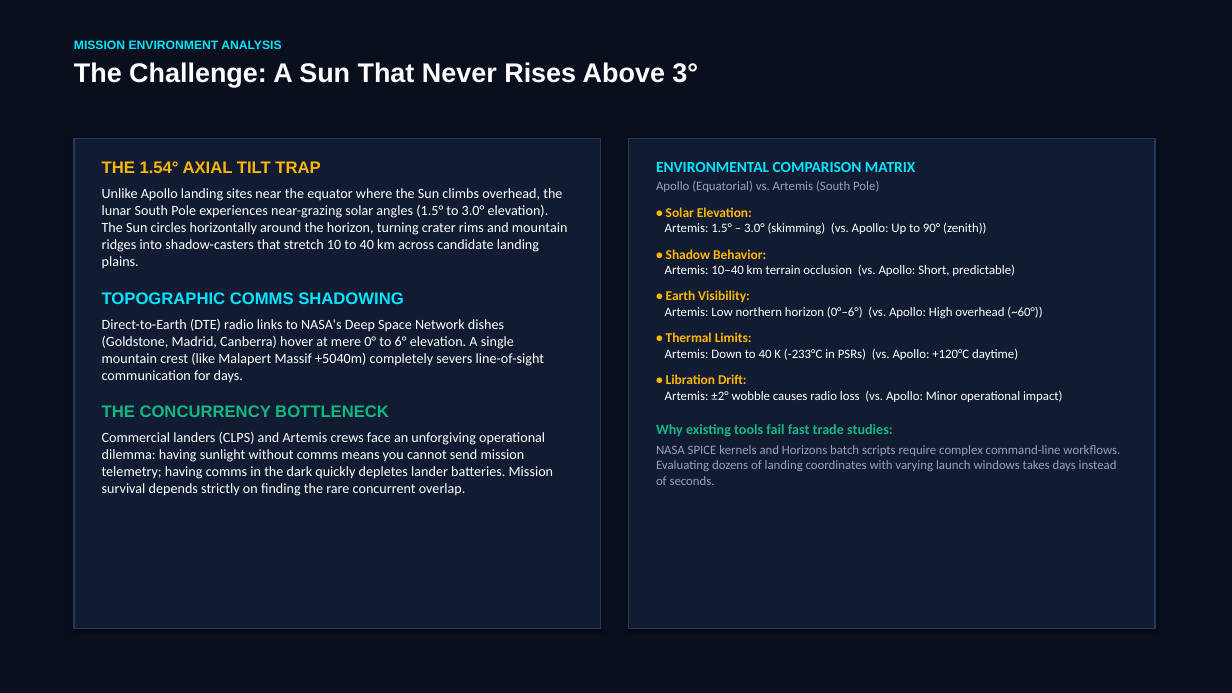
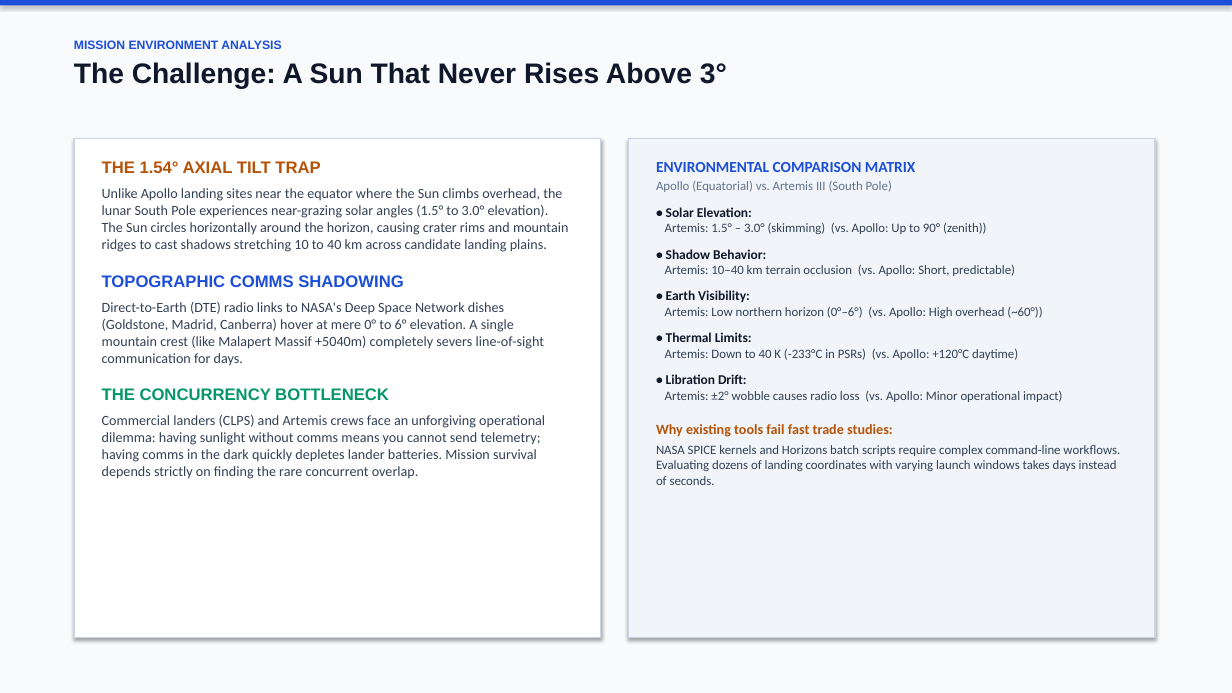
Before and after one commit to Jeffreyryan2005/SeleneSight, a slide deck: slide 2 of SeleneSight_NASA_Space_Apps_Submission.pptx. Drawn at 1232x693 pixels with LibreOffice and Linux fonts; fonts in the diff are those of the drawing. Boxes give left, top, right and bottom in pixels: in the first picture for what was removed or moved away, otherwise in the second. Text is boxed around its words. In the diff, an @@ line names an element or a change of style, - is before the commit and + after.

```diff
--- a/SeleneSight_NASA_Space_Apps_Submission.pptx
+++ b/SeleneSight_NASA_Space_Apps_Submission.pptx
@@ rectangle at [0,0,1232,693]: fill #0A0F1E to #F8FAFC @@
@@ rectangle added at [0,0,1232,6], fill #1D4ED8 @@
@@ text "MISSION ENVIRONMENT ANALYSIS" at [74,40,727,89]: text colour #00E5FF to #1D4ED8 in "MISSION ENVIRONMENT ANALYSIS"; size 21 to 22 pt, text colour #FFFFFF to #0F172A in "The Challenge: A Sun That Never Rises ..." @@
@@ rectangle: place and size @@
-rectangle at [74,139,601,628]
+rectangle at [74,139,601,638]
@@ rectangle at [74,139,601,638]: fill #111B31 to #FFFFFF; outline #23375F 1 pt to #CBD5E1 1.2 pt @@
@@ rectangle: place and size @@
-rectangle at [628,139,1155,628]
+rectangle at [628,139,1155,638]
@@ rectangle at [628,139,1155,638]: fill #111B31 to #F1F5F9; outline #23375F 1 pt to #CBD5E1 1.2 pt @@
@@ text at [102,161,544,400]: text colour #FFB703 to #B45309 in "THE 1.54° AXIAL TILT TRAP"; text colour #00E5FF to #1D4ED8 in "TOPOGRAPHIC COMMS SHADOWING"; text colour #FFFFFF to #334155 in "Direct-to-Earth (DTE) radio links to NASA's Deep ..."; text colour #10B981 to #059669 in "THE CONCURRENCY BOTTLENECK" @@
@@ text at [656,162,1120,485]: text colour #00E5FF to #1D4ED8 in "ENVIRONMENTAL COMPARISON MATRIX"; text colour #FFB703 to #0F172A in "• Solar Elevation:", "• Shadow Behavior:", "• Earth Visibility:", "• Thermal Limits:" and 1 more places; text colour #FFFFFF to #334155 in "Artemis: 1.5° – 3.0° (skimming) (vs. Apollo: ...", "Artemis: 10–40 km terrain occlusion (vs. Apollo: ...", "Artemis: Low northern horizon (0°–6°) (vs. Apollo: ...", "Artemis: Down to 40 K (-233°C in ..." and 1 more places; text colour #10B981 to #B45309 in "Why existing tools fail fast trade studies:"; text colour #94A3B8 to #334155 in "NASA SPICE kernels and Horizons batch scripts ..." @@
@@ text at [102,188,568,252]: text changed; text colour #FFFFFF to #334155 @@
-Unlike Apollo landing sites near the equator where the Sun climbs overhead, the lunar South Pole experiences near-grazing solar angles (1.5° to 3.0° elevation). The Sun circles horizontally around the horizon, turning crater rims and mountain ridges into shadow-casters that stretch 10 to 40 km across candidate landing plains.
+Unlike Apollo landing sites near the equator where the Sun climbs overhead, the lunar South Pole experiences near-grazing solar angles (1.5° to 3.0° elevation). The Sun circles horizontally around the horizon, causing crater rims and mountain ridges to cast shadows stretching 10 to 40 km across candidate landing plains.
@@ text at [656,181,892,192]: text changed; text colour #94A3B8 to #64748B @@
-Apollo (Equatorial) vs. Artemis (South Pole)
+Apollo (Equatorial) vs. Artemis III (South Pole)
@@ text at [102,415,545,479]: text changed; text colour #FFFFFF to #334155 @@
-Commercial landers (CLPS) and Artemis crews face an unforgiving operational dilemma: having sunlight without comms means you cannot send mission telemetry; having comms in the dark quickly depletes lander batteries. Mission survival depends strictly on finding the rare concurrent overlap.
+Commercial landers (CLPS) and Artemis crews face an unforgiving operational dilemma: having sunlight without comms means you cannot send telemetry; having comms in the dark quickly depletes lander batteries. Mission survival depends strictly on finding the rare concurrent overlap.
```
Also in this commit, not shown: 6 other slides changed, 2 other files.
